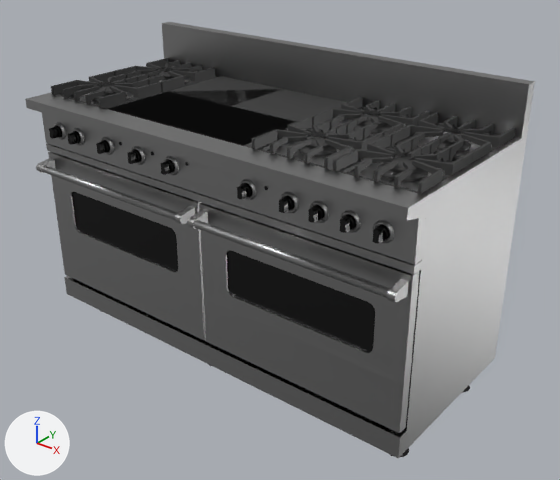
Renders of the Blender file Ranges/Viking Gas Range 60 inch.blend from each side of a commit.
One viewpoint serves both versions: a camera (50 mm lens) standing at (2.347, -2.22, 1.641) and looking at (0.838, -0.334, 0.472). Every picture has the same lights, and +X, +Y and +Z are marked at lower left.

Objects in the first picture: 'MESH.New Part.60 in Gas Range'.
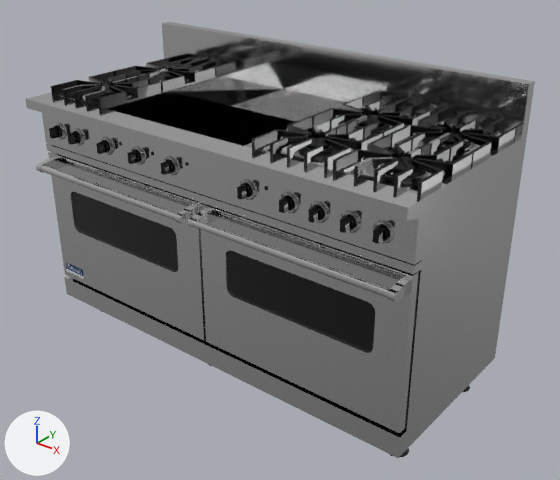
The change, as a list of edits to the scene's bpy script:
```text
Add img_viking_commercial_logo3_jpg:
    img_viking_commercial_logo3_jpg = load_image('Viking-Commercial-Logo3.jpg', '_unpacked/Viking-Commercial-Logo3.jpg', 887, 375, 'sRGB')
Add ng_blendupshader:
    ng_blendupshader = bpy.data.node_groups.new('BlendUpShader', 'ShaderNodeTree')
    # nodes: BsdfDiffuse, BsdfTransparent, MixShader
    # colours: grey #b8b8b8
Add ng_absorbtion_level:
    ng_absorbtion_level = bpy.data.node_groups.new('Absorbtion Level', 'ShaderNodeTree')
    # nodes: LightPath, Math, NewGeometry
Add mat_chrome:
    mat_chrome = bpy.data.materials.new('Chrome')
    # nodes: BsdfAnisotropic, BsdfDiffuse, LayerWeight, MixShader, OutputMaterial
    # colours: dark grey #464646
Add mat_viking_commercial_logo3:
    mat_viking_commercial_logo3 = bpy.data.materials.new('Viking-Commercial-Logo3')
    # uses the picture img_viking_commercial_logo3_jpg
Add mat_black_glass:
    mat_black_glass = bpy.data.materials.new('Black Glass')
    # nodes: AddShader, BsdfAnisotropic, BsdfGlass, BsdfTransparent, Group, HueSaturation, LayerWeight, LightPath, Mix, MixShader, OutputMaterial, RGB, RGBCurve
    # colours: black #212121, dark grey #49494a
Change me_60_in_gas_range:
    used by ob_mesh_new_part_60_in_gas_range; parent = ob_bpassembly_new_part; location = (0.0, 0.0, 0.0)
    remove me_60_in_gas_range.from_pydata(...)  # 10717 vertices, 11240 faces; spans x 0.0..1.52, y -0.71..0.0, z 0.0..1.07
    add me_60_in_gas_range.from_pydata(...)  # 10725 vertices, 11246 faces; spans x 0.0..1.52, y -0.71..0.0, z 0.0..1.07
    me_60_in_gas_range part 1: a new loose piece, a box spanning x 0.0204..0.1222, y -0.6463..-0.6454, z 0.2069..0.2466, in mat_viking_commercial_logo3
    me_60_in_gas_range part 2: 2762 faces spanning x 0.0..1.52, y -0.71..0.0, z 0.02..1.07 switch from mat_stainless_steel to mat_chrome
    me_60_in_gas_range part 3: 584 faces spanning x 0.0..1.52, y -0.65..-0.06, z 0.0..0.87 switch from mat_black_anodized_metal to mat_black_glass
    me_60_in_gas_range part 4: 7014 faces spanning x 0.02..1.51, y -0.61..-0.04, z 0.89..0.93 switch from mat_cast_iron to mat_black_anodized_metal
    me_60_in_gas_range part 5: 160 faces spanning x 0.0..1.52, y -0.65..-0.61, z 0.1..0.72 switch from mat_stainless_steel to mat_chrome
    add me_60_in_gas_range.materials.append(mat_viking_commercial_logo3)
```

What differs and where, as boxes [x1, y1, x2, y2] in the pictures (560 x 480 px):
part 1 of me_60_in_gas_range, added: after [66, 263, 84, 279]
part 2 of me_60_in_gas_range, recoloured: [25, 22, 535, 451] in both
part 3 of me_60_in_gas_range, recoloured: [72, 142, 470, 457] in both
part 4 of me_60_in_gas_range, recoloured (black to grey): [51, 58, 516, 194] in both
part 5 of me_60_in_gas_range, recoloured: [46, 143, 422, 458] in both
